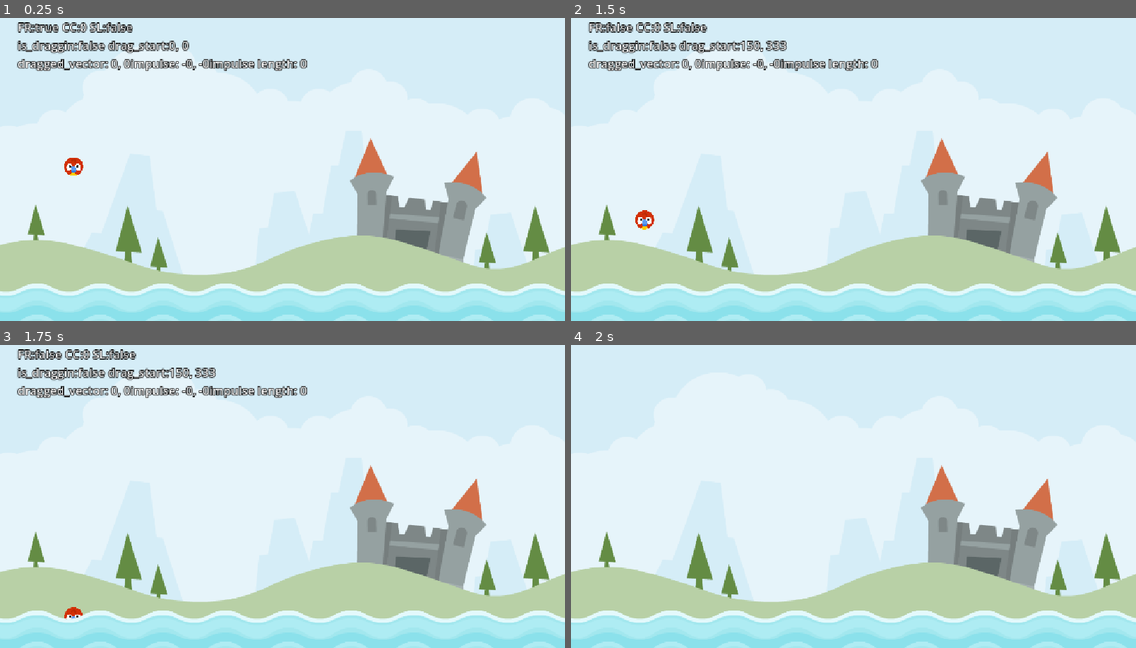
Above: before the commit, frames 1-4 (two rows, left to right).
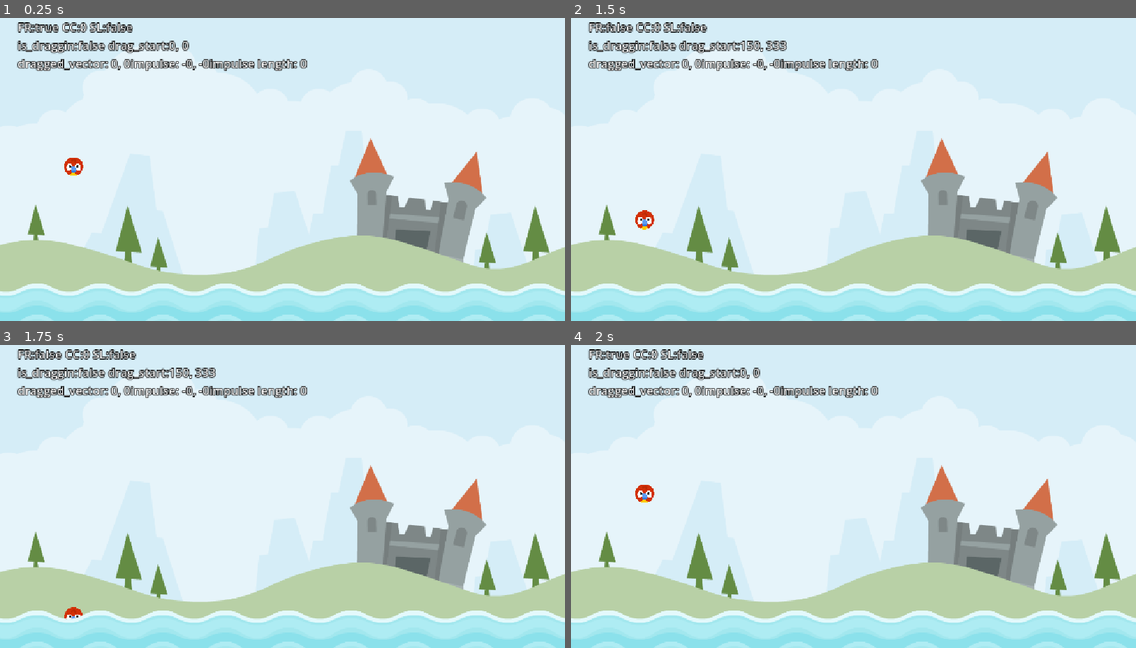
Above: after the commit, the same moments.

Repository: vivianamo/angry-animals
Game: Godot game, scene res://Scenes/LevelBase/level_base.tscn
Same seed, same stepped clock (60 frames per second), same inputs: the game is played once before the commit and once after it.
Inputs (mouse positions are in pixels of both pictures, inside the frame that each line leads up to):
- Up to frame 1 (0.25 s): no input
- Up to frame 2 (1.5 s): tap Enter at 0.5 s; drag from (644, 166) to (910, 90) at 0.52 s; drag from (740, 178) to (825, 227) at 1.27 s
- Up to frame 3 (1.75 s): no input
- Up to frame 4 (2 s): no input

Frames 1-3 are identical in both runs. In frame 4, 2.6% of the frame differs, in the area x 3-55%, y 1-52%.

Commit message:
fixed a singal not emitting, also added a bunch of underscores to unused parameters

Diff:
--- a/Scenes/Animal/animal.gd
+++ b/Scenes/Animal/animal.gd
@@ -56,7 +56,7 @@
 	label.text = debug_str
 
 
-func _physics_process(delta: float) -> void:
+func _physics_process(_delta: float) -> void:
 	if _is_dragging: handle_dragging()
 
 func calculate_impulse() -> Vector2:
@@ -77,7 +77,7 @@
 func _on_sleeping_state_changed() -> void:
 	print("_on_sleeping_state_changed:", sleeping)# Replace with function body.
 
-func _on_body_entered(body: Node) -> void:
+func _on_body_entered(_body: Node) -> void:
 	print("_on_body_entered")# Replace with function body.
 
 func start_dragging() -> void:
@@ -100,11 +100,11 @@
 	arrow.rotation = (_start - position).angle()
 
 func die() -> void:
-	SignalHub.on_animal_died
+	SignalHub.emit_on_animal_died()
 	queue_free()
 
 
-func _on_input_event(viewport: Node, event: InputEvent, shape_idx: int) -> void:
+func _on_input_event(_viewport: Node, event: InputEvent, _shape_idx: int) -> void:
 	if event.is_action_pressed("drag"):
 		#to only get this event once, use disconnect
 		# it is possibly to have events automatically disconnect after one firing, by clicking into a signal and changing the advanced settings to One Shot
